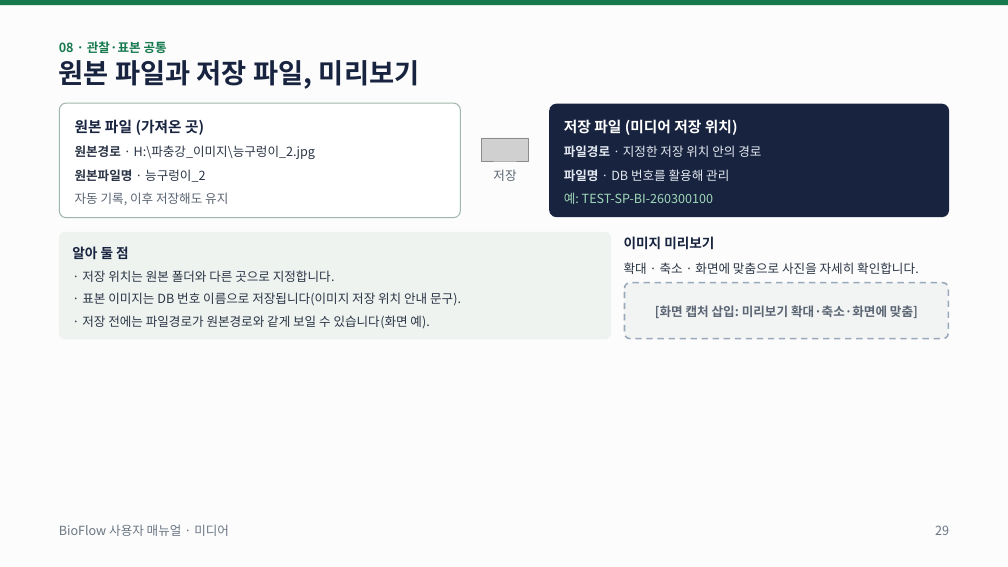
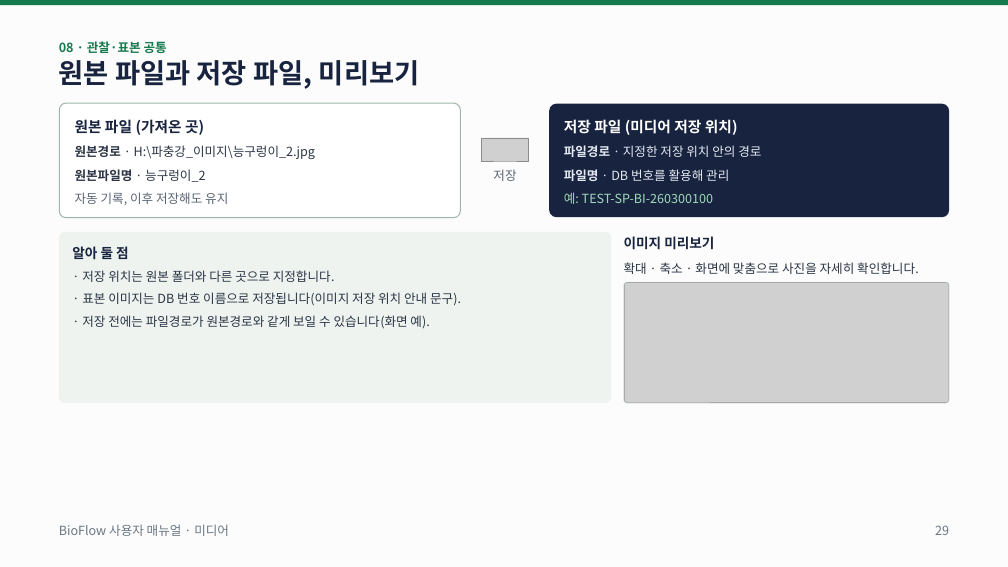
Before and after one commit to jin123346/BioFlow, a slide deck: slide 29 of docs/presentation/BioFlow 사용자 매뉴얼.pptx. Drawn at 1008x567 pixels with LibreOffice and Linux fonts; fonts in the diff are those of the drawing; grey boxes stand for pictures. Boxes give left, top, right and bottom in pixels: in the first picture for what was removed or moved away, otherwise in the second. Text is boxed around its words. In the diff, an @@ line names an element or a change of style, - is before the commit and + after.

```diff
--- a/docs/presentation/BioFlow 사용자 매뉴얼.pptx
+++ b/docs/presentation/BioFlow 사용자 매뉴얼.pptx
@@ rounded rectangle resized from (x1=625, y1=283, x2=948, y2=339) to (x1=624, y1=282, x2=950, y2=403) @@
@@ rounded rectangle at (x1=624, y1=282, x2=950, y2=403): fill #F1F4F3 to #FFFFFF; outline #9AA8BC 1.5 pt dashed to none; proportions changed @@
@@ rounded rectangle added at (x1=624, y1=282, x2=949, y2=403), outline #D5DFD9 0.5 pt @@
@@ picture added at (x1=625, y1=283, x2=949, y2=403) @@
@@ text in rounded rectangle at (x1=655, y1=305, x2=918, y2=318): text removed @@
-[화면 캡처 삽입: 미리보기 확대·축소·화면에 맞춤]
```
Also in this commit, not shown: 6 other slides changed, 8 other files.
